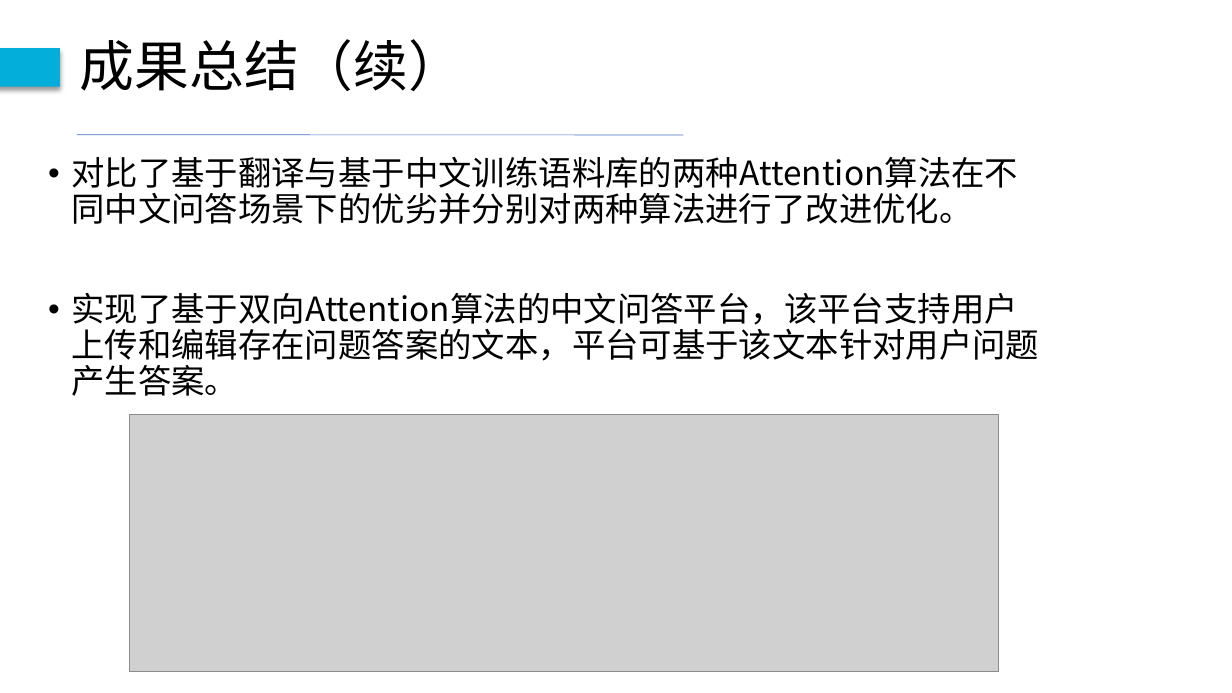
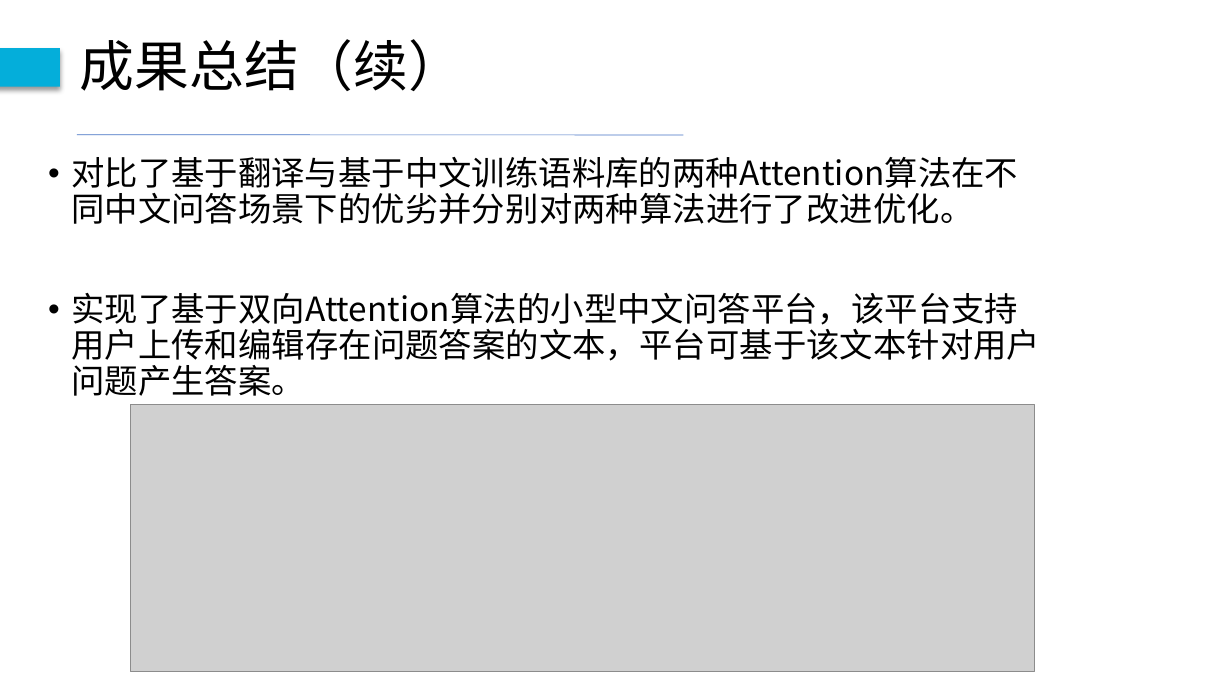
Before and after one commit to ZhouDavid/UnderGraduProject, a slide deck: slide 20 of 毕设论文/毕设终期答辩-周建宇.pptx (slide 13 before the commit). Drawn at 1232x693 pixels with LibreOffice and Linux fonts; fonts in the diff are those of the drawing; grey boxes stand for pictures. Boxes give left, top, right and bottom in pixels: in the first picture for what was removed or moved away, otherwise in the second. Text is boxed around its words. In the diff, an @@ line names an element or a change of style, - is before the commit and + after.

```diff
--- a/毕设论文/毕设终期答辩-周建宇.pptx
+++ b/毕设论文/毕设终期答辩-周建宇.pptx
@@ text at (71, 293, 1040, 396): text changed @@
-• 实现了基于双向Attention算法的中文问答平台，该平台支持用户上传和编辑存在问题答案的文本，平台可基于该文本针对用户问题产生答案。
+• 实现了基于双向Attention算法的小型中文问答平台，该平台支持用户上传和编辑存在问题答案的文本，平台可基于该文本针对用户问题产生答案。
@@ picture: place and size @@
-picture at (129, 414, 999, 671)
+picture at (130, 404, 1034, 671)
```
Also in this commit, not shown: 12 other slides changed, 9 slides added, 4 other files.
